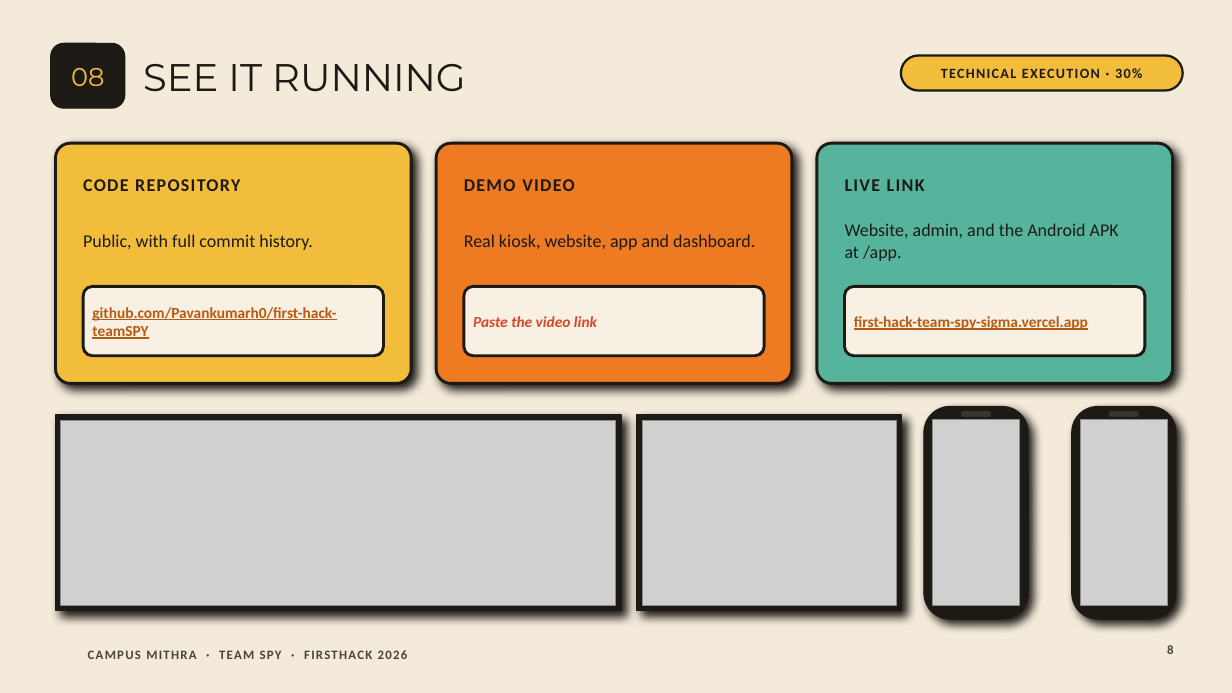
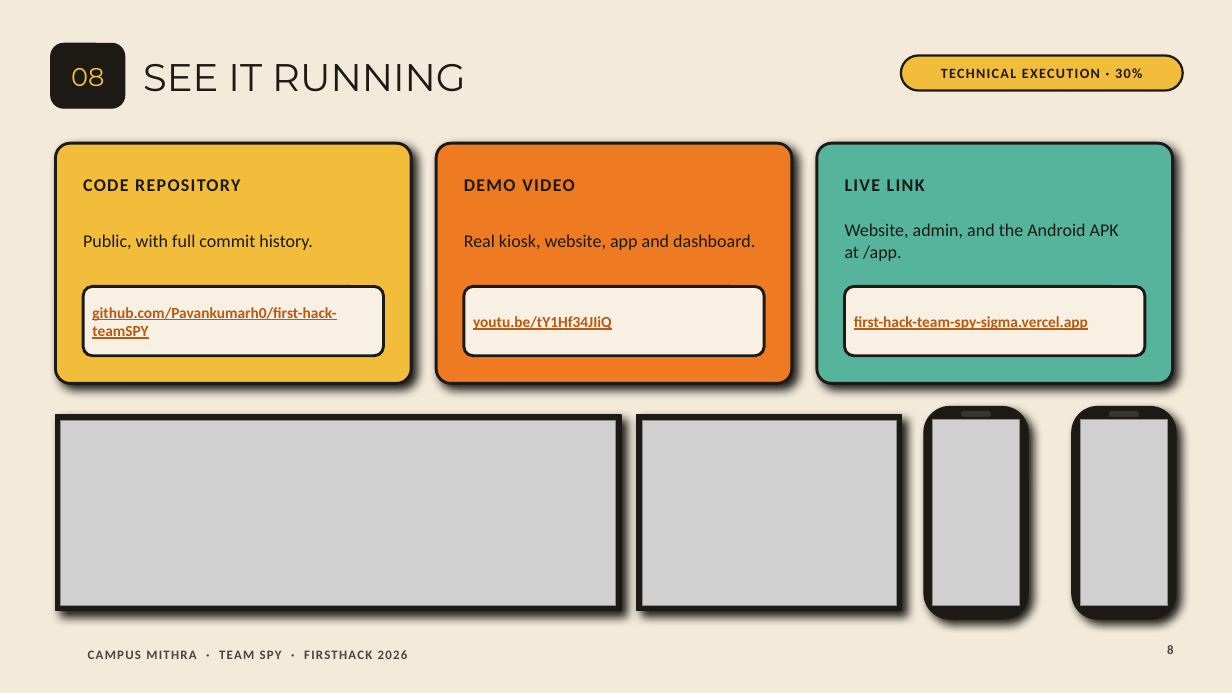
Before and after one commit to Pavankumarh0/first-hack-teamSPY, a slide deck: slide 8 of docs/presentation/Campus-Mithra-Team-Spy.pptx. Drawn at 1232x693 pixels with LibreOffice and Linux fonts; fonts in the diff are those of the drawing; grey boxes stand for pictures; background and template pictures are left out. Boxes give left, top, right and bottom in pixels: in the first picture for what was removed or moved away, otherwise in the second. Text is boxed around its words. In the diff, an @@ line names an element or a change of style, - is before the commit and + after.

```diff
--- a/docs/presentation/Campus-Mithra-Team-Spy.pptx
+++ b/docs/presentation/Campus-Mithra-Team-Spy.pptx
@@ text at (473, 316, 612, 330): text changed; text colour #D9472B to #B85A12; italic off @@
-Paste the video link
+youtu.be/tY1Hf34JIiQ
```
Also in this commit, not shown: 3 other slides changed, 6 other files.
